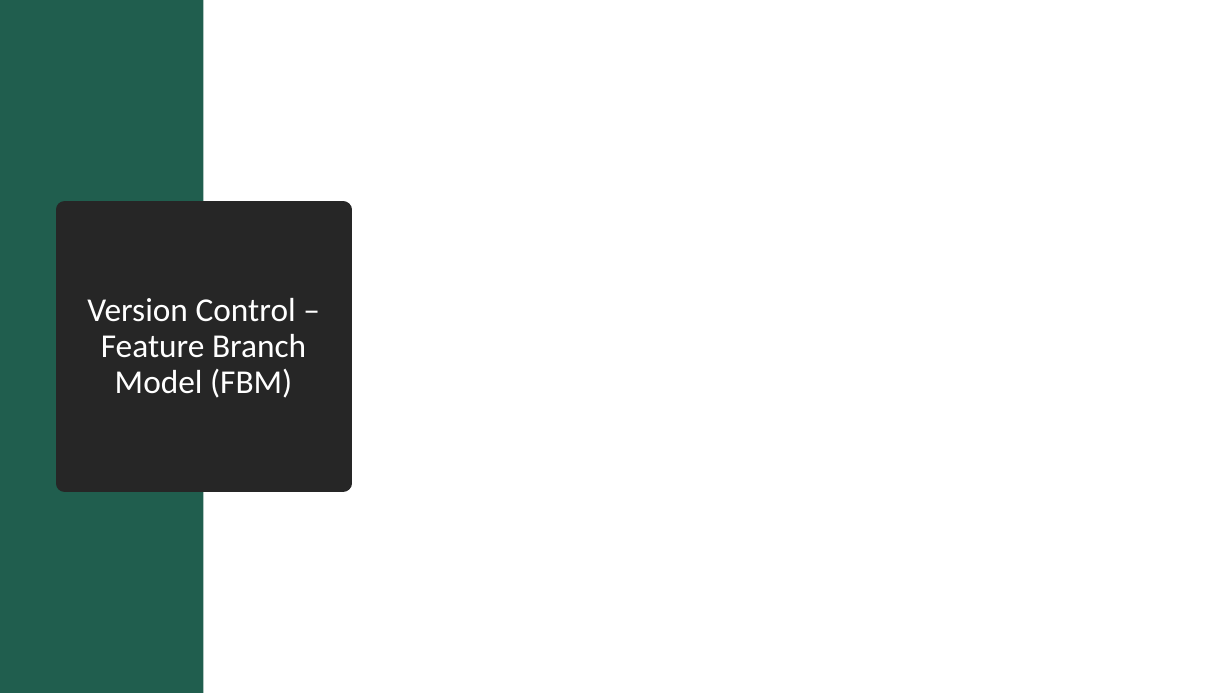
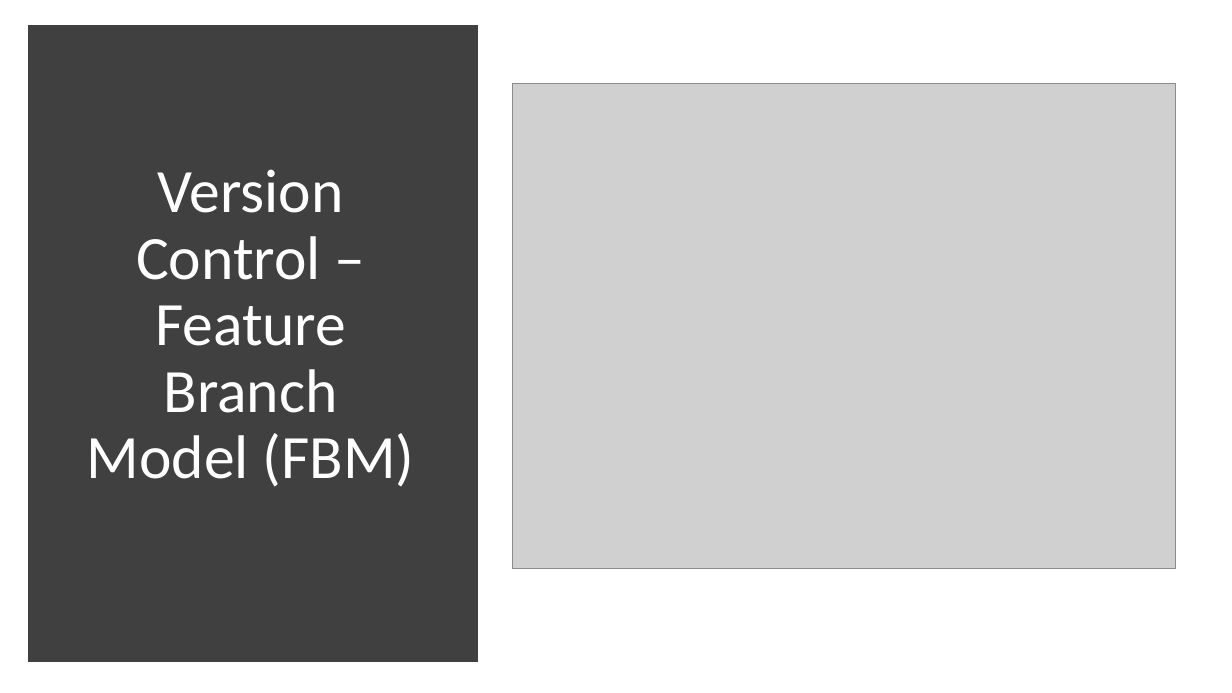
Before and after one commit to Ridwan-Kawsar/Practical_Project-Back_End-, a slide deck: slide 11 of PracticalProject/Documentation/PP Presentation.pptx. Drawn at 1232x693 pixels with LibreOffice and Linux fonts; fonts in the diff are those of the drawing; grey boxes stand for pictures. Boxes give left, top, right and bottom in pixels: in the first picture for what was removed or moved away, otherwise in the second. Text is boxed around its words. In the diff, an @@ line names an element or a change of style, - is before the commit and + after.

```diff
--- a/PracticalProject/Documentation/PP Presentation.pptx
+++ b/PracticalProject/Documentation/PP Presentation.pptx
@@ rectangle removed at box(0, 0, 203, 693) @@
@@ rectangle added at box(34, 31, 472, 656), fill #404040, outline #404040 10 pt @@
@@ title "Version Control – Feature Branch ...": place and size @@
-title "Version Control – Feature Branch ..." at box(65, 210, 343, 483)
+title "Version Control – Feature Branch ..." at box(87, 169, 415, 487)
@@ title "Version Control – Feature Branch ..." at box(87, 169, 415, 487): size 26 to 48 pt; fill #262626 to none; outline #262626 13.75 pt to none @@
@@ picture added at box(513, 83, 1176, 568) @@
```
Also in this commit, not shown: 2 other slides changed, 1 slide added.
